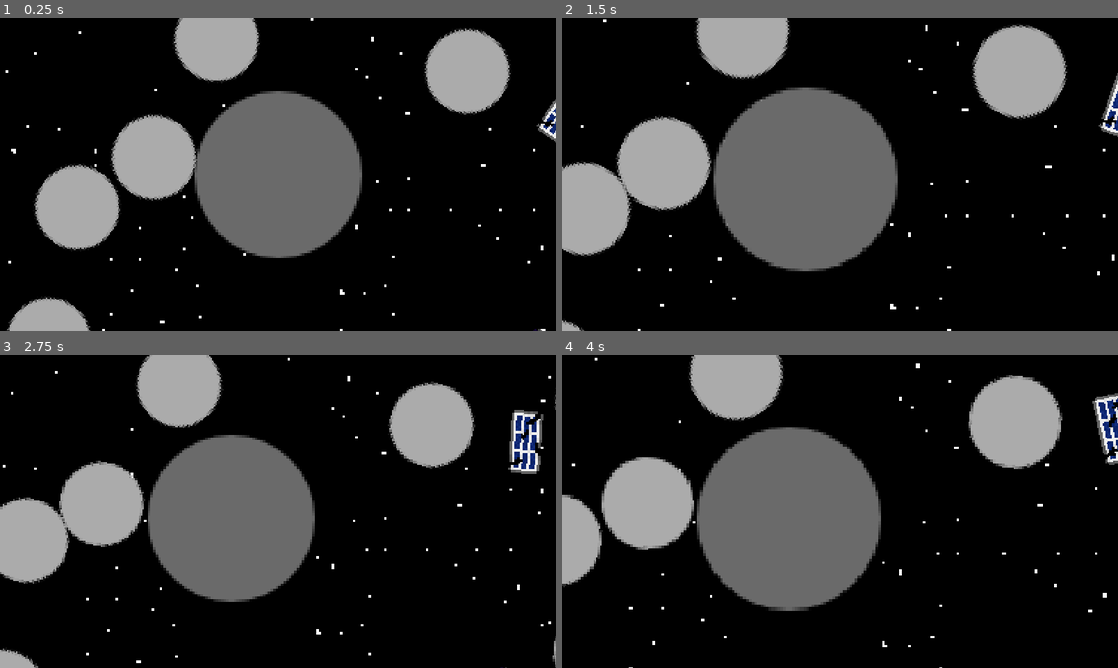
Above: before the commit, frames 1-4 (two rows, left to right).
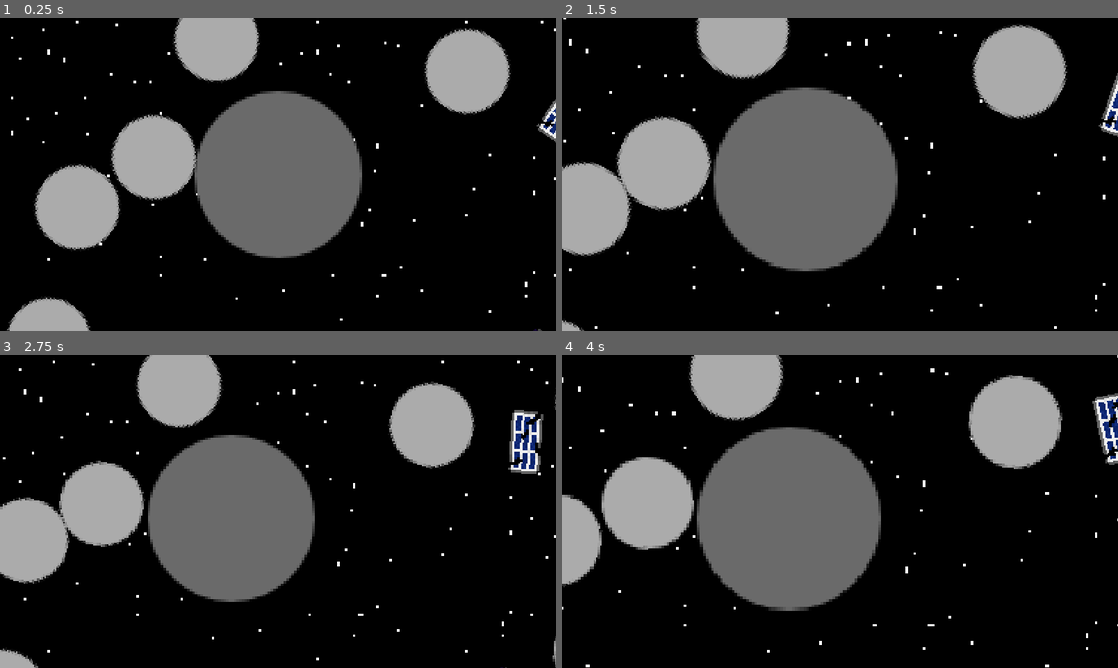
Above: after the commit, the same moments.

Repository: Three-s-A-Crowd-Games/Bubblekinesis
Game: Godot game, scene res://resources/main.tscn
The game is run twice, just before and just after one commit, with the same random seed, the same clock (stepped at 60 frames per second) and the same inputs.
Inputs (mouse positions are in pixels of both pictures, inside the frame that each line leads up to):
- Up to frame 1 (0.25 s): no input
- Up to frame 2 (1.5 s): move the mouse to (962, 158) at 0.52 s; hold Middle mouse button (cam_drag) 0.53-1.28 s; move the mouse to (728, 190) at 1.27 s; tap Mouse wheel up (zoom_in) at 1.35 s
- Up to frame 3 (2.75 s): move the mouse to (333, 442) at 2.02 s; tap Mouse wheel down (zoom_out) at 2.1 s
- Up to frame 4 (4 s): move the mouse to (812, 574) at 2.77 s; tap Middle mouse button (cam_drag) at 2.85 s; move the mouse to (1006, 558) at 3.52 s; tap Mouse wheel up (zoom_in) at 3.6 s

The runs differ from the first frame. In frame 1, 0.5% of the frame differs, in the area x 1-100%, y 0-100%; in frame 2, 0.5%; in frame 3, 0.5%; in frame 4, 0.5%.

Commit message:
Better background

Diff:
--- a/resources/main.gd
+++ b/resources/main.gd
@@ -5,6 +5,7 @@
 
 var noisy = FastNoiseLite.new()
 var star_noise = FastNoiseLite.new()
+var bg_size = 2058
 
 var time_to_next_spawn :float = 10
 
@@ -30,15 +31,15 @@
 	star_noise.fractal_lacunarity = 5.0
 
 	var star_array :PackedByteArray = []
-	for x in range(1028):
-		for y in range(1028):
+	for x in range(bg_size):
+		for y in range(bg_size):
 			if star_noise.get_noise_2d(x,y) > 0.6:
 				star_array.append(255)
 			else:
 				star_array.append(0)
 
 	var star_tex = ImageTexture.new()
-	star_tex.set_image(Image.create_from_data(1028,1028, false, Image.FORMAT_L8, star_array))
+	star_tex.set_image(Image.create_from_data(bg_size,bg_size, false, Image.FORMAT_L8, star_array))
 	$Parallax2D/Sprite2D.texture = star_tex
 
 	init_spawns()
